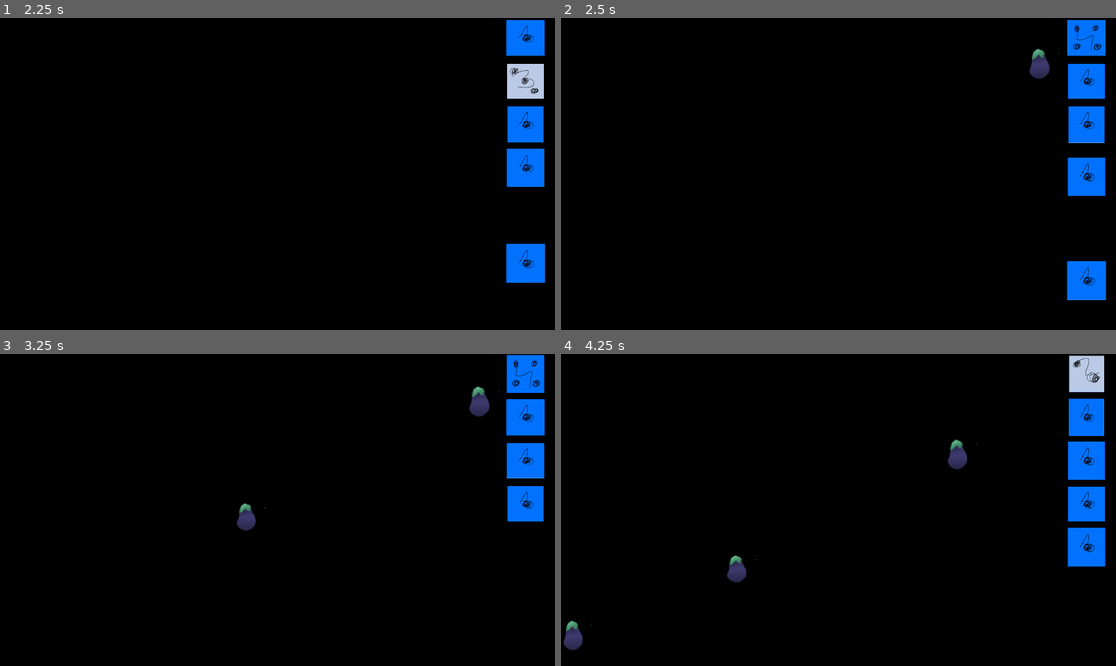
Above: before the commit, frames 1-4 (two rows, left to right).
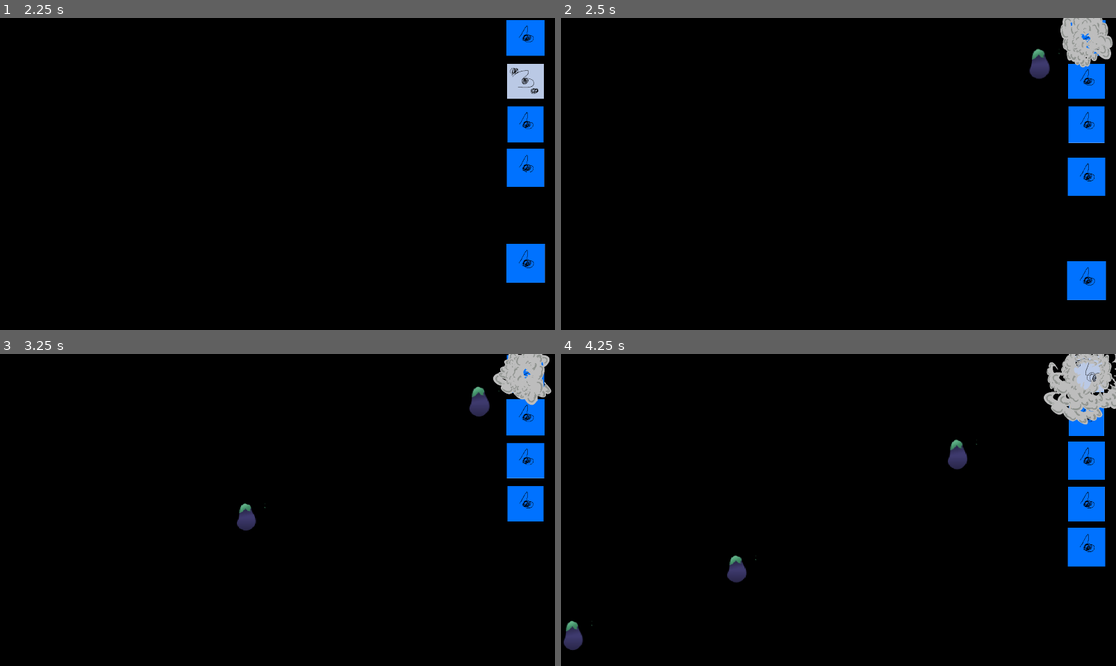
Above: after the commit, the same moments.

Repository: c64cosmin/GMTK2022
Game: Godot game, scene res://scenes/main_menu.tscn
Same seed, same stepped clock (60 frames per second), same inputs: the game is played once before the commit and once after it.
Inputs (mouse positions are in pixels of both pictures, inside the frame that each line leads up to):
- Up to frame 1 (2.25 s): click "start" at 0.5 s; drag from (527, 192) to (527, 298) at 1.27 s; drag from (527, 80) to (527, 245) at 2.02 s
- Up to frame 2 (2.5 s): no input
- Up to frame 3 (3.25 s): move the mouse to (527, 416) at 2.77 s; press the mouse at (527, 416) at 2.78 s
- Up to frame 4 (4.25 s): release the mouse at (1088, 416) at 3.5 s; drag from (1088, 416) to (1088, 581) at 3.52 s

Frame 1 is identical in both runs. In frame 2, 1.1% of the frame differs, in the area x 89-100%, y 0-17%; in frame 3, 1.2%; in frame 4, 1.9%, in the area x 86-100%, y 0-23%.

Commit message:
Smoke puff

Diff:
--- /dev/null
+++ b/objects/smoke.tscn
@@ -0,0 +1,34 @@
+[gd_scene load_steps=3 format=2]
+
+[ext_resource path="res://textures/puff.png" type="Texture" id=1]
+
+[sub_resource type="GDScript" id=1]
+script/source = "extends Node2D
+
+var timer = 0.5
+
+func _ready():
+	$CPUParticles2D.emitting = true
+
+func _process(delta):
+	timer -= delta
+	if timer < 0:
+		queue_free()
+"
+
+[node name="smoke" type="Node2D"]
+script = SubResource( 1 )
+
+[node name="CPUParticles2D" type="CPUParticles2D" parent="."]
+emitting = false
+amount = 20
+one_shot = true
+explosiveness = 1.0
+texture = ExtResource( 1 )
+flag_align_y = true
+direction = Vector2( 0, 0 )
+spread = 180.0
+initial_velocity = 300.0
+initial_velocity_random = 0.8
+scale_amount = 0.0
+scale_amount_random = 0.3
--- a/scripts/die.gd
+++ b/scripts/die.gd
@@ -1,5 +1,6 @@
 extends "res://scripts/clickable.gd"
 
+var smoke = preload("res://objects/smoke.tscn")
 var type = Gamestate.Ingredients.Tomato
 var time = 0
 var being_rolled = false
@@ -49,6 +50,9 @@
 				$Sprite.frame = randi()%4
 				show_new_face = 0.1
 		else:
+			var new_smoke = smoke.instance()
+			get_node("/root/game/").add_child(new_smoke)
+			new_smoke.global_transform.origin = global_transform.origin
 			spawner.die_was_rolled(self)
 			get_node("/root/game/ingredient_bar").spawn_ingredient(global_transform.origin)
 			queue_free()
Binary file added: textures/puff.png
Not shown, added: textures/puff.png.import
